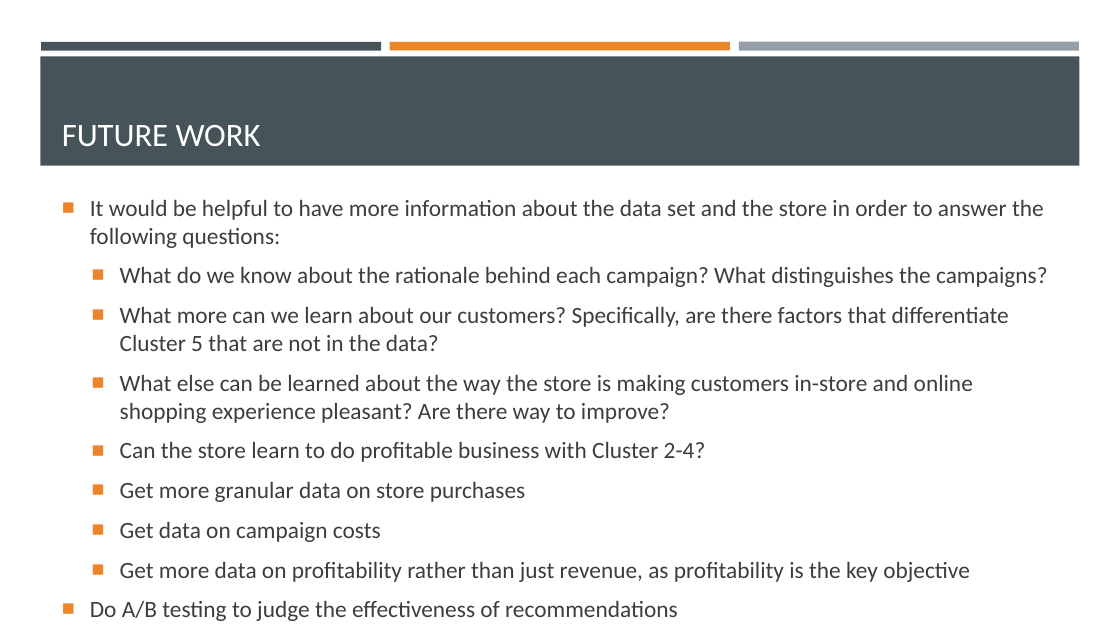
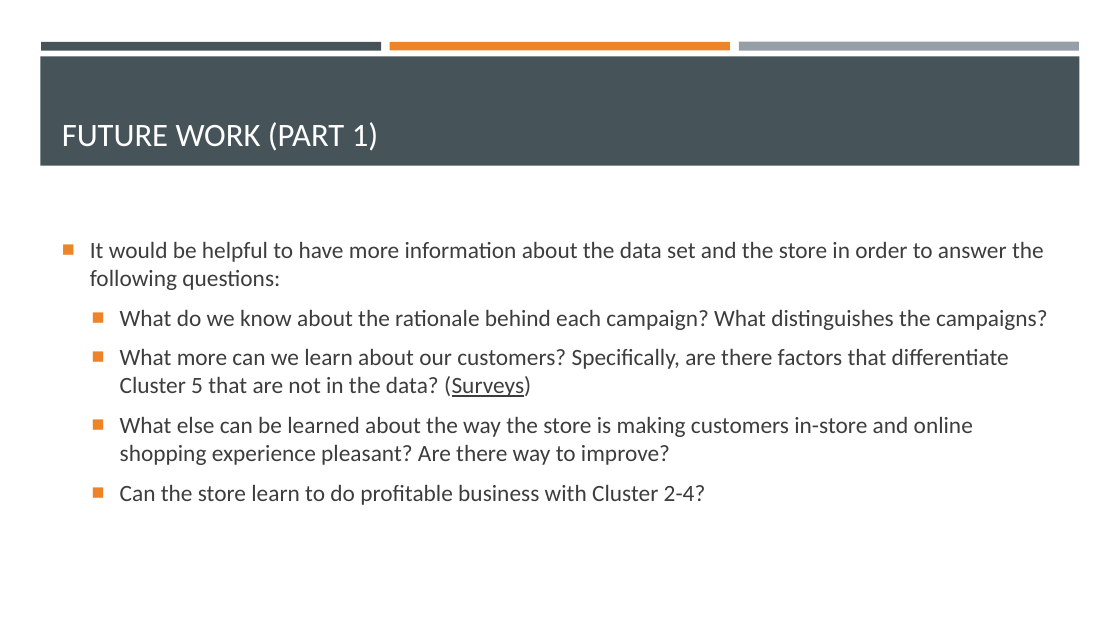
Before and after one commit to dapopov-st/store-customer-segmentation, a slide deck: slide 31 of Customer-Segmentation-Presentation.pptx. Drawn at 1120x630 pixels with LibreOffice and Linux fonts; fonts in the diff are those of the drawing. Boxes give left, top, right and bottom in pixels: in the first picture for what was removed or moved away, otherwise in the second. Text is boxed around its words. In the diff, an @@ line names an element or a change of style, - is before the commit and + after.

```diff
--- a/Customer-Segmentation-Presentation.pptx
+++ b/Customer-Segmentation-Presentation.pptx
@@ title at bbox=[62, 122, 378, 151]: text changed @@
-FUTURE WORK
+FUTURE WORK (PART 1)
@@ text "It would be helpful to ...": place and size @@
-text "It would be helpful to ..." at bbox=[90, 200, 1048, 621]
+text "It would be helpful to ..." at bbox=[90, 242, 1048, 505]
@@ text at bbox=[120, 349, 1009, 397]: text changed @@
-  ■ What more can we learn about our customers? Specifically, are there factors that differentiate Cluster 5 that are not in the data?
+  ■ What more can we learn about our customers? Specifically, are there factors that differentiate Cluster 5 that are not in the data? (Surveys)
@@ text at bbox=[90, 482, 970, 621]: paragraphs removed @@
-  ■ Get more granular data on store purchases
-  ■ Get data on campaign costs
-  ■ Get more data on profitability rather than just revenue, as profitability is the key objective
-■ Do A/B testing to judge the effectiveness of recommendations
```
Also in this commit, not shown: 1 other slide changed, 1 slide added, 1 other file.
